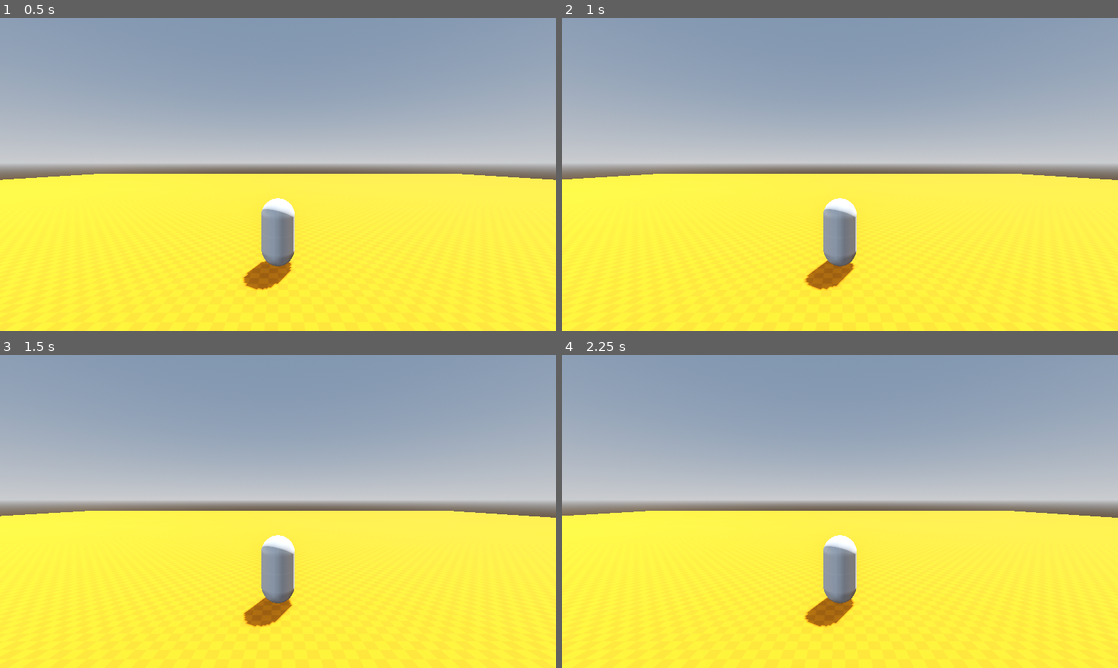
Above: before the commit, frames 1-4 (two rows, left to right).
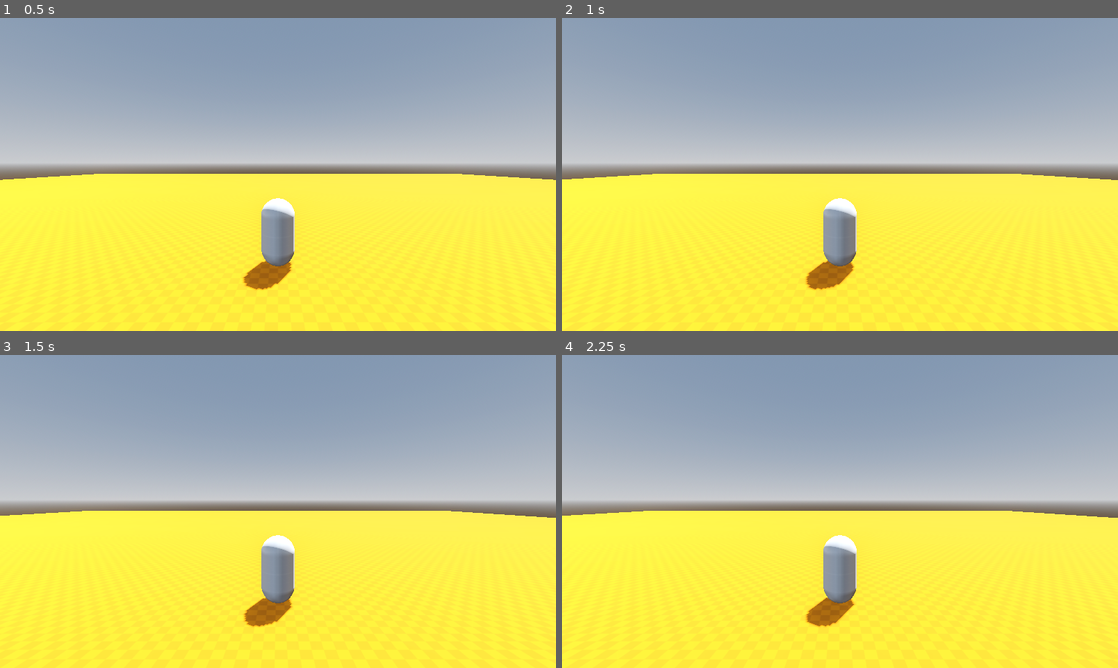
Above: after the commit, the same moments.

Repository: AgilMonkey/project-banyusari
Game: Godot game, scene res://world/main.tscn
Same seed, same stepped clock (60 frames per second), same inputs: the game is played once before the commit and once after it.
Inputs (mouse positions are in pixels of both pictures, inside the frame that each line leads up to):
- Up to frame 1 (0.5 s): no input
- Up to frame 2 (1 s): tap Enter (ui_accept) at 0.5, 0.77 s; move the mouse to (962, 158) at 0.52 s; hold D (move_right) from 0.53 s (still down); hold F from 0.53 s (still down); click (962, 158) at 0.67 s
- Up to frame 3 (1.5 s): release D (move_right) at 1.25 s; release F at 1.25 s; drag from (166, 527) to (250, 574) at 1.27 s
- Up to frame 4 (2.25 s): tap Enter (ui_accept) at 2 s; move the mouse to (895, 442) at 2.02 s; hold D (move_right) from 2.03 s (still down); tap Space at 2.1 s

Frame 1 is identical in both runs. In frame 2, less than 0.1% of the frame differs, in the area x 1-99%, y 49-88%; in frame 3, less than 0.1%, in the area x 0-99%, y 49-88%; in frame 4, less than 0.1%.

Commit message:
add weird rb stuff? Idk just testing things out

Diff:
--- a/player/player.tscn
+++ b/player/player.tscn
@@ -1,9 +1,12 @@
-[gd_scene load_steps=9 format=3 uid="uid://dgj5e4tlh6l65"]
+[gd_scene load_steps=10 format=3 uid="uid://dgj5e4tlh6l65"]
 
 [ext_resource type="Texture2D" uid="uid://sg6qu40fxnbe" path="res://assets/kenney_prototype_textures/PNG/Light/texture_03.png" id="1_ulp21"]
 [ext_resource type="Script" uid="uid://8t1puph1nn0n" path="res://player/third_person_movement_rigidbody.gd" id="2_rkbax"]
 [ext_resource type="Script" uid="uid://pq1j7fjytppm" path="res://addons/phantom_camera/scripts/phantom_camera/phantom_camera_3d.gd" id="3_yw30f"]
 [ext_resource type="Script" uid="uid://bur14kb6xyx8y" path="res://addons/phantom_camera/scripts/resources/tween_resource.gd" id="4_qjkh3"]
+
+[sub_resource type="PhysicsMaterial" id="PhysicsMaterial_yw30f"]
+friction = 0.0
 
 [sub_resource type="Resource" id="Resource_yw30f"]
 script = ExtResource("4_qjkh3")
@@ -21,8 +24,8 @@
 [sub_resource type="CapsuleMesh" id="CapsuleMesh_ehsmr"]
 
 [node name="Player" type="RigidBody3D"]
+physics_material_override = SubResource("PhysicsMaterial_yw30f")
 lock_rotation = true
-linear_damp = 1.5
 
 [node name="CameraTarget" type="Node3D" parent="."]
 transform = Transform3D(1, 0, 0, 0, 1, 0, 0, 0, 1, 0, 0, -30)
--- a/player/third_person_movement_rigidbody.gd
+++ b/player/third_person_movement_rigidbody.gd
@@ -1,7 +1,7 @@
 extends Node
 
 
-@export var speed := 20
+@export var speed := 10
 var input_dir: Vector3
 
 var rb: RigidBody3D
@@ -14,7 +14,15 @@
 func _input(event: InputEvent) -> void:
 	input_dir.z = Input.get_axis("move_forward", "move_backward")
 	input_dir.x = Input.get_axis("move_left", "move_right")
+	input_dir = input_dir.normalized()
 
 
 func _process(delta: float) -> void:
+	rb.linear_damp = 0.0
+	if input_dir.length_squared() == 0:
+		rb.linear_damp = 10.0
+
+	if rb.linear_velocity.length() > 20.0:
+		rb.linear_damp = 10.0
+
 	rb.apply_force(input_dir * speed)
